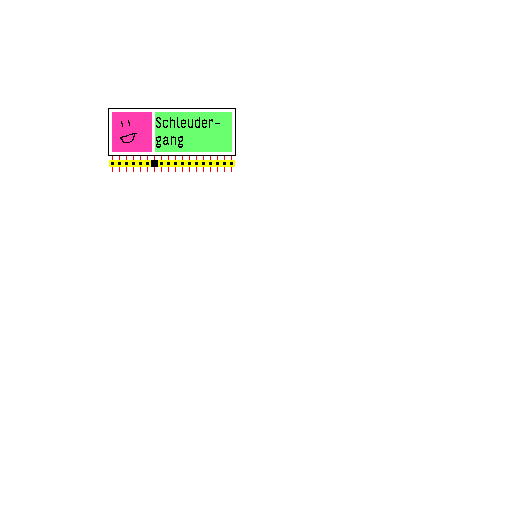
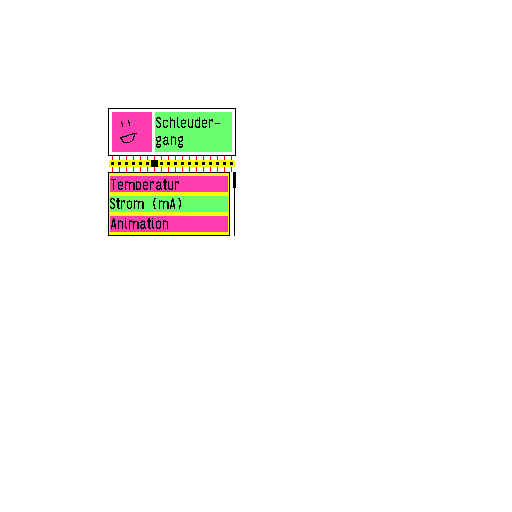
Layers edited between the first and the second w=512, h=512 image:
added layer "Animation" above "Strom (mA)" over [111, 218, 168, 229]
added layer "Strom (mA)" above "Temperatur" over [110, 198, 181, 209]
added layer "Temperatur" above "Ebene-Kopie #1" over [111, 179, 179, 190]
added layer "Ebene-Kopie #1" above "Ebene-Kopie" over [110, 216, 228, 232]
added layer "Ebene-Kopie" above "Ebene" over [110, 196, 228, 212]
added layer "Ebene" above "Hintergrund" over [110, 176, 228, 192]
painted on "Hintergrund" over [108, 172, 236, 236]
